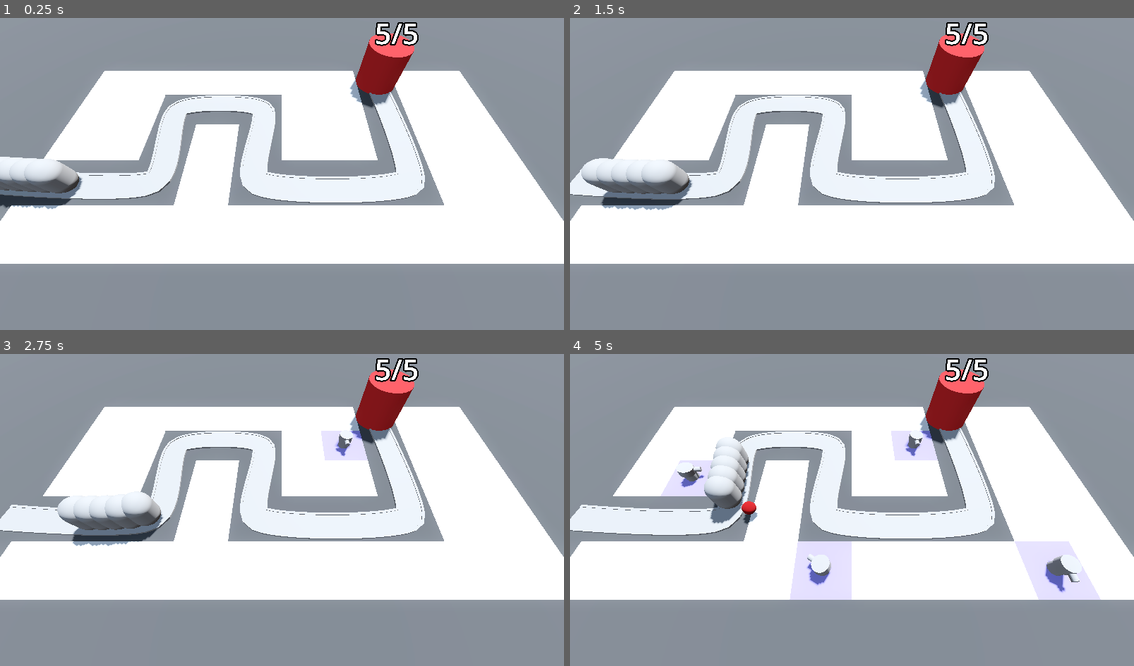
Above: before the commit, frames 1-4 (two rows, left to right).
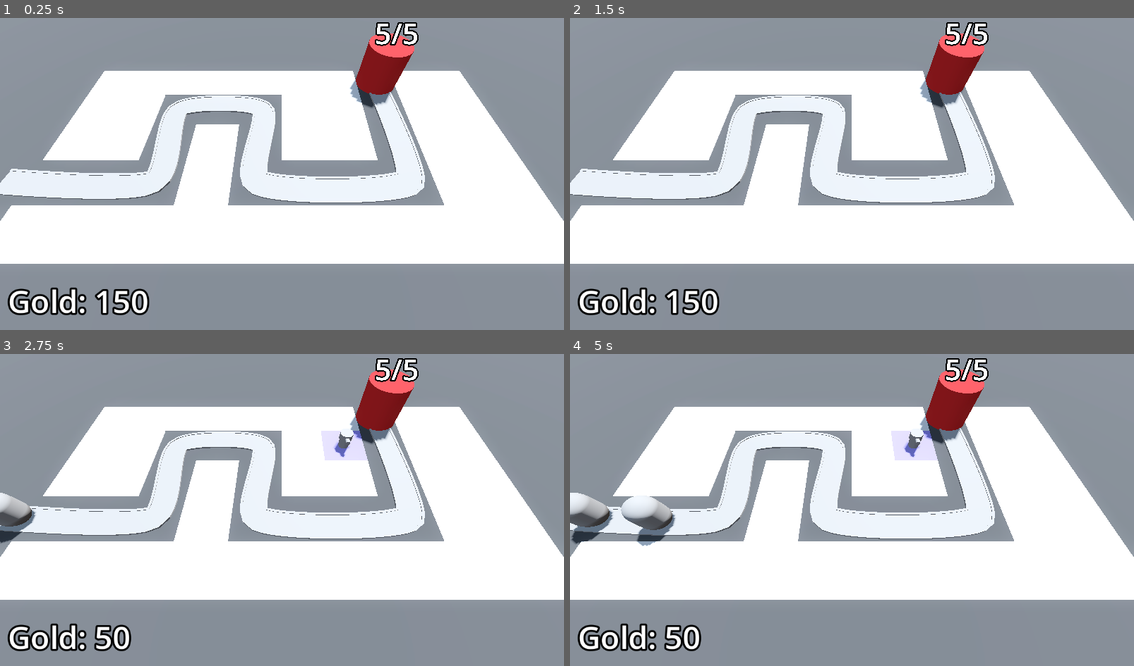
Above: after the commit, the same moments.

Repository: Schwenckenator/barbarian-blaster
Game: Godot game, scene res://base_level.tscn
Two runs of this game, one before a commit and one after it. Both use one fixed random seed, a clock stepped at 60 frames per second and the inputs below.
Inputs (mouse positions are in pixels of both pictures, inside the frame that each line leads up to):
- Up to frame 1 (0.25 s): no input
- Up to frame 2 (1.5 s): move the mouse to (976, 155) at 0.52 s; press the mouse at (976, 155) at 0.53 s; move the mouse to (739, 186) at 1.27 s; release the mouse at (739, 186) at 1.28 s; click (739, 186) at 1.35 s
- Up to frame 3 (2.75 s): move the mouse to (338, 438) at 2.02 s; press the mouse at (338, 438) at 2.03 s
- Up to frame 4 (5 s): move the mouse to (823, 572) at 2.77 s; release the mouse at (823, 572) at 2.78 s; click (823, 572) at 2.85 s; move the mouse to (1021, 556) at 3.52 s; press the mouse at (1021, 556) at 3.53 s; move the mouse to (682, 460) at 4.27 s; release the mouse at (682, 460) at 4.28 s; click (682, 460) at 4.35 s

The runs differ from the first frame. In frame 1, 3.3% of the frame differs, in the area x 0-27%, y 44-96%; in frame 2, 3.7%; in frame 3, 4.3%; in frame 4, 8.7%, in the area x 0-95%, y 24-96%.

Commit message:
Added simple animations, and gold earning and buying turrets

Diff:
--- /dev/null
+++ b/bank.gd
@@ -0,0 +1,15 @@
+extends MarginContainer
+
+@export var starting_gold := 150
+
+@onready var gold_label := $GoldLabel
+
+var gold: int:
+	get:
+		return gold
+	set(value):
+		gold = max(value, 0)
+		gold_label.text = "Gold: " + str(gold)
+
+func _ready() -> void:
+	gold = starting_gold
--- a/base_level.tscn
+++ b/base_level.tscn
@@ -1,11 +1,13 @@
-[gd_scene load_steps=12 format=3 uid="uid://c5v8a8stohvh2"]
+[gd_scene load_steps=15 format=3 uid="uid://c5v8a8stohvh2"]
 
 [ext_resource type="MeshLibrary" uid="uid://cml6sy6fjhcrt" path="res://mesh_libraries/space_library.tres" id="1_8crp3"]
 [ext_resource type="PackedScene" uid="uid://dpblj14crqtqq" path="res://ray_picker_camera/ray_picker_camera.tscn" id="2_y4f2l"]
 [ext_resource type="PackedScene" uid="uid://ccxq6cjbv24f1" path="res://enemy/enemy.tscn" id="2_ygpac"]
+[ext_resource type="Script" path="res://enemy/enemy_path.gd" id="3_ehyay"]
 [ext_resource type="PackedScene" uid="uid://c5jwrsqqcrpgr" path="res://base/base.tscn" id="3_g8kvy"]
 [ext_resource type="Script" path="res://turret/turret_manager.gd" id="5_qi6ju"]
 [ext_resource type="PackedScene" uid="uid://cvfumbcoulp8m" path="res://turret/turret.tscn" id="6_vhn16"]
+[ext_resource type="Script" path="res://bank.gd" id="8_5esky"]
 
 [sub_resource type="ProceduralSkyMaterial" id="ProceduralSkyMaterial_qmnbx"]
 sky_horizon_color = Color(0.64625, 0.65575, 0.67075, 1)
@@ -29,6 +31,11 @@
 "tilts": PackedFloat32Array(0, 0, 0, 0, 0, 0, 0)
 }
 point_count = 7
+
+[sub_resource type="LabelSettings" id="LabelSettings_pfk35"]
+font_size = 64
+outline_size = 16
+outline_color = Color(0, 0, 0, 1)
 
 [node name="BaseLevel" type="Node3D"]
 
@@ -56,10 +63,12 @@
 grid_map = NodePath("../GridMap")
 turret_manager = NodePath("../TurretManager")
 
-[node name="Path3D" type="Path3D" parent="."]
+[node name="EnemyPath" type="Path3D" parent="."]
 curve = SubResource("Curve3D_uxudx")
+script = ExtResource("3_ehyay")
+enemy_scene = ExtResource("2_ygpac")
 
-[node name="Road" type="CSGPolygon3D" parent="Path3D"]
+[node name="Road" type="CSGPolygon3D" parent="EnemyPath"]
 polygon = PackedVector2Array(-1, 0, -1, 0.1, 1, 0.1, 1, 0)
 mode = 2
 path_node = NodePath("..")
@@ -72,7 +81,7 @@
 path_u_distance = 1.0
 path_joined = false
 
-[node name="LeftEdge" type="CSGPolygon3D" parent="Path3D"]
+[node name="LeftEdge" type="CSGPolygon3D" parent="EnemyPath"]
 polygon = PackedVector2Array(-1.1, 0, -1.1, 0.15, -0.9, 0.15, -0.9, 0)
 mode = 2
 path_node = NodePath("..")
@@ -85,7 +94,7 @@
 path_u_distance = 1.0
 path_joined = false
 
-[node name="RightEdge" type="CSGPolygon3D" parent="Path3D"]
+[node name="RightEdge" type="CSGPolygon3D" parent="EnemyPath"]
 polygon = PackedVector2Array(0.9, 0, 0.9, 0.15, 1.1, 0.15, 1.1, 0)
 mode = 2
 path_node = NodePath("..")
@@ -98,25 +107,9 @@
 path_u_distance = 1.0
 path_joined = false
 
-[node name="Enemy" parent="Path3D" instance=ExtResource("2_ygpac")]
-transform = Transform3D(-0.0497228, 0, -0.99876, 0, 1, 0, 0.99876, 0, -0.0497228, -17.0123, 0, 2.34524)
-progress = 5.0
-
-[node name="Enemy2" parent="Path3D" instance=ExtResource("2_ygpac")]
-transform = Transform3D(-0.0582971, 0, -0.998296, 0, 1, 0, 0.998296, 0, -0.0582971, -18.0109, 0, 2.29112)
-progress = 4.0
-
-[node name="Enemy3" parent="Path3D" instance=ExtResource("2_ygpac")]
-transform = Transform3D(-0.0657919, 0, -0.99783, 0, 1, 0, 0.99783, 0, -0.0657919, -19.009, 0, 2.22899)
-progress = 3.0
-
-[node name="Enemy4" parent="Path3D" instance=ExtResource("2_ygpac")]
-transform = Transform3D(-0.0726707, 0, -0.997353, 0, 1, 0, 0.997353, 0, -0.0726707, -20.0066, 0, 2.15972)
-progress = 2.0
-
-[node name="Enemy5" parent="Path3D" instance=ExtResource("2_ygpac")]
-transform = Transform3D(-0.0795174, 0, -0.99683, 0, 1, 0, 0.99683, 0, -0.0795174, -21.0042, 0, 2.08363)
-progress = 1.0
+[node name="SpawnTimer" type="Timer" parent="EnemyPath"]
+wait_time = 2.0
+autostart = true
 
 [node name="Base" parent="." instance=ExtResource("3_g8kvy")]
 transform = Transform3D(1, 0, 0, 0, 1, 0, 0, 0, 1, 10, 0, -10)
@@ -124,4 +117,27 @@
 [node name="TurretManager" type="Node3D" parent="." node_paths=PackedStringArray("enemy_path")]
 script = ExtResource("5_qi6ju")
 turret = ExtResource("6_vhn16")
-enemy_path = NodePath("../Path3D")
+enemy_path = NodePath("../EnemyPath")
+
+[node name="Bank" type="MarginContainer" parent="." groups=["bank"]]
+anchors_preset = 15
+anchor_right = 1.0
+anchor_bottom = 1.0
+grow_horizontal = 2
+grow_vertical = 2
+size_flags_vertical = 8
+mouse_filter = 2
+theme_override_constants/margin_left = 16
+theme_override_constants/margin_top = 16
+theme_override_constants/margin_right = 16
+theme_override_constants/margin_bottom = 16
+script = ExtResource("8_5esky")
+
+[node name="GoldLabel" type="Label" parent="Bank"]
+layout_mode = 2
+size_flags_horizontal = 0
+size_flags_vertical = 8
+text = "Gold: xyz"
+label_settings = SubResource("LabelSettings_pfk35")
+
+[connection signal="timeout" from="EnemyPath/SpawnTimer" to="EnemyPath" method="spawn_enemy"]
--- a/enemy/enemy.gd
+++ b/enemy/enemy.gd
@@ -2,18 +2,24 @@
 
 @export var speed: float = 2.5
 @export var max_health: int = 50
+@export var bounty := 15
+
+@onready var base = get_tree().get_first_node_in_group("base")
+@onready var animation_player = $AnimationPlayer
+@onready var bank = get_tree().get_first_node_in_group("bank")
 
 ## Current health of enemy
 var health: int:
 	get:
 		return health
 	set(value):
+		if value < health:
+			animation_player.play("take_damage")
 		health = value
 		if health <= 0:
 			# enemy has died
+			bank.gold += bounty
 			queue_free()
-
-@onready var base = get_tree().get_first_node_in_group("base")
 
 ## Called once after script loads
 func _ready() -> void:
--- a/enemy/enemy.tscn
+++ b/enemy/enemy.tscn
@@ -1,14 +1,60 @@
-[gd_scene load_steps=4 format=3 uid="uid://ccxq6cjbv24f1"]
+[gd_scene load_steps=9 format=3 uid="uid://ccxq6cjbv24f1"]
 
 [ext_resource type="Script" path="res://enemy/enemy.gd" id="1_rkpk8"]
 
+[sub_resource type="CapsuleMesh" id="CapsuleMesh_plpgj"]
+radius = 1.0
+height = 3.0
+
+[sub_resource type="StandardMaterial3D" id="StandardMaterial3D_cec6x"]
+no_depth_test = true
+shading_mode = 0
+
 [sub_resource type="CapsuleMesh" id="CapsuleMesh_era52"]
+material = SubResource("StandardMaterial3D_cec6x")
 radius = 1.0
 height = 3.0
 
 [sub_resource type="CapsuleShape3D" id="CapsuleShape3D_0j5vj"]
 radius = 1.0
 height = 3.0
+
+[sub_resource type="Animation" id="Animation_yevkt"]
+resource_name = "take_damage"
+length = 0.1
+tracks/0/type = "value"
+tracks/0/imported = false
+tracks/0/enabled = true
+tracks/0/path = NodePath("DamageHighlight:visible")
+tracks/0/interp = 1
+tracks/0/loop_wrap = true
+tracks/0/keys = {
+"times": PackedFloat32Array(0, 0.1),
+"transitions": PackedFloat32Array(1, 1),
+"update": 1,
+"values": [true, false]
+}
+
+[sub_resource type="Animation" id="Animation_tghfl"]
+length = 0.001
+tracks/0/type = "value"
+tracks/0/imported = false
+tracks/0/enabled = true
+tracks/0/path = NodePath("DamageHighlight:visible")
+tracks/0/interp = 1
+tracks/0/loop_wrap = true
+tracks/0/keys = {
+"times": PackedFloat32Array(0),
+"transitions": PackedFloat32Array(1),
+"update": 1,
+"values": [false]
+}
+
+[sub_resource type="AnimationLibrary" id="AnimationLibrary_fdobc"]
+_data = {
+"RESET": SubResource("Animation_tghfl"),
+"take_damage": SubResource("Animation_yevkt")
+}
 
 [node name="Enemy" type="PathFollow3D"]
 transform = Transform3D(0.999997, 0, 0, 0, 1, 0, 0, 0, 0.999997, 0, 0, 0)
@@ -17,6 +63,11 @@
 
 [node name="MeshInstance3D" type="MeshInstance3D" parent="."]
 transform = Transform3D(1, 0, -1.06581e-14, 0, 1, 0, 1.06581e-14, 0, 1, 0, 1.5, 0)
+mesh = SubResource("CapsuleMesh_plpgj")
+
+[node name="DamageHighlight" type="MeshInstance3D" parent="."]
+transform = Transform3D(1, 0, -1.06581e-14, 0, 1, 0, 1.06581e-14, 0, 1, 0, 1.5, 0)
+visible = false
 mesh = SubResource("CapsuleMesh_era52")
 
 [node name="Area3D" type="Area3D" parent="." groups=["enemy"]]
@@ -24,3 +75,8 @@
 [node name="CollisionShape3D" type="CollisionShape3D" parent="Area3D"]
 transform = Transform3D(1, 0, 0, 0, 1, 0, 0, 0, 1, 0, 1.5, 0)
 shape = SubResource("CapsuleShape3D_0j5vj")
+
+[node name="AnimationPlayer" type="AnimationPlayer" parent="."]
+libraries = {
+"": SubResource("AnimationLibrary_fdobc")
+}
--- /dev/null
+++ b/enemy/enemy_path.gd
@@ -0,0 +1,7 @@
+extends Path3D
+
+@export var enemy_scene: PackedScene
+
+func spawn_enemy() -> void:
+	var new_enemy = enemy_scene.instantiate()
+	add_child(new_enemy)
--- a/project.godot
+++ b/project.godot
@@ -19,6 +19,7 @@
 
 base=""
 enemy=""
+bank=""
 
 [input]
 
--- a/ray_picker_camera/ray_picker_camera.gd
+++ b/ray_picker_camera/ray_picker_camera.gd
@@ -2,8 +2,10 @@
 
 @export var grid_map: GridMap
 @export var turret_manager: TurretManager
+@export var turret_cost := 100
 
 @onready var raycast: RayCast3D= $RayCast3D
+@onready var bank = get_tree().get_first_node_in_group("bank")
 
 # Called when the node enters the scene tree for the first time.
 func _ready() -> void:
@@ -20,6 +22,9 @@
 	# Guards
 	if not raycast.is_colliding():
 		Input.set_default_cursor_shape(Input.CURSOR_ARROW)
+		return
+
+	if bank.gold < turret_cost:
 		return
 
 	Input.set_default_cursor_shape(Input.CURSOR_POINTING_HAND)
@@ -39,3 +44,4 @@
 		grid_map.set_cell_item(cell, 1)
 		var tile_pos = grid_map.map_to_local(cell)
 		turret_manager.build_turret(tile_pos)
+		bank.gold -= turret_cost
--- a/turret/turret.gd
+++ b/turret/turret.gd
@@ -3,8 +3,9 @@
 @export var projectile: PackedScene
 @export var turret_range:= 10.0
 
-@onready var barrel: Node3D = $TurretBase/TurretTop/TurretBarrel
-@onready var turret_top: Node3D = $TurretBase/TurretTop
+@onready var barrel: Node3D = $TurretBase/TurretPivot/TurretTop/TurretBarrel
+@onready var turret_pivot: Node3D = $TurretBase/TurretPivot
+@onready var animation_player := $AnimationPlayer
 
 var enemy_path: Path3D
 var target: PathFollow3D
@@ -12,7 +13,7 @@
 func _physics_process(_delta: float) -> void:
 	target = find_best_target()
 	if target:
-		turret_top.look_at(target.global_position, Vector3.UP, true)
+		turret_pivot.look_at(target.global_position + Vector3.UP, Vector3.UP, true)
 
 func _on_timer_timeout() -> void:
 	if !target:
@@ -21,10 +22,11 @@
 	var shot: Node3D = projectile.instantiate()
 	add_child(shot)
 	shot.global_position = barrel.global_position
-	shot.direction = turret_top.global_basis.z
+	shot.direction = turret_pivot.global_basis.z
 
 	# Prevent projectiles from dropping down
 	shot.direction.y = 0
+	animation_player.play("recoil")
 
 func find_best_target() -> PathFollow3D:
 	var best_target: PathFollow3D = null
--- a/turret/turret.tscn
+++ b/turret/turret.tscn
@@ -16,6 +16,67 @@
 bottom_radius = 0.2
 height = 0.5
 
+[sub_resource type="Animation" id="Animation_fn8fw"]
+resource_name = "recoil"
+length = 0.3
+tracks/0/type = "value"
+tracks/0/imported = false
+tracks/0/enabled = true
+tracks/0/path = NodePath("TurretBase/TurretPivot/TurretTop:position")
+tracks/0/interp = 1
+tracks/0/loop_wrap = true
+tracks/0/keys = {
+"times": PackedFloat32Array(0, 0.3),
+"transitions": PackedFloat32Array(0.7, 1),
+"update": 0,
+"values": [Vector3(0, 0, -0.6), Vector3(0, 0, 0)]
+}
+tracks/1/type = "value"
+tracks/1/imported = false
+tracks/1/enabled = true
+tracks/1/path = NodePath("TurretBase/TurretPivot/TurretTop:rotation:x")
+tracks/1/interp = 1
+tracks/1/loop_wrap = true
+tracks/1/keys = {
+"times": PackedFloat32Array(0, 0.3),
+"transitions": PackedFloat32Array(0.5, 1),
+"update": 0,
+"values": [-0.436, 0.0]
+}
+
+[sub_resource type="Animation" id="Animation_1bh6l"]
+length = 0.001
+tracks/0/type = "value"
+tracks/0/imported = false
+tracks/0/enabled = true
+tracks/0/path = NodePath("TurretBase/TurretPivot/TurretTop:position")
+tracks/0/interp = 1
+tracks/0/loop_wrap = true
+tracks/0/keys = {
+"times": PackedFloat32Array(0),
+"transitions": PackedFloat32Array(1),
+"update": 0,
+"values": [Vector3(0, 0, 0)]
+}
+tracks/1/type = "value"
+tracks/1/imported = false
+tracks/1/enabled = true
+tracks/1/path = NodePath("TurretBase/TurretPivot/TurretTop:rotation:x")
+tracks/1/interp = 1
+tracks/1/loop_wrap = true
+tracks/1/keys = {
+"times": PackedFloat32Array(0),
+"transitions": PackedFloat32Array(1),
+"update": 1,
+"values": [0.0]
+}
+
+[sub_resource type="AnimationLibrary" id="AnimationLibrary_m3854"]
+_data = {
+"RESET": SubResource("Animation_1bh6l"),
+"recoil": SubResource("Animation_fn8fw")
+}
+
 [node name="Turret" type="Node3D"]
 script = ExtResource("1_rwuch")
 projectile = ExtResource("2_50aay")
@@ -24,16 +85,24 @@
 transform = Transform3D(1, 0, 0, 0, 1, 0, 0, 0, 1, 0, 0.5, 0)
 mesh = SubResource("CylinderMesh_h6n14")
 
-[node name="TurretTop" type="MeshInstance3D" parent="TurretBase"]
-transform = Transform3D(1, 0, 0, 0, 1, 0, 0, 0, 1, 0, 0.5, 0)
+[node name="TurretPivot" type="Node3D" parent="TurretBase"]
+transform = Transform3D(1, 0, 0, 0, 1, 0, 0, 0, 1, 0, 0.7, 0)
+
+[node name="TurretTop" type="MeshInstance3D" parent="TurretBase/TurretPivot"]
 mesh = SubResource("CylinderMesh_ahvwi")
+skeleton = NodePath("../..")
 
-[node name="TurretBarrel" type="MeshInstance3D" parent="TurretBase/TurretTop"]
+[node name="TurretBarrel" type="MeshInstance3D" parent="TurretBase/TurretPivot/TurretTop"]
 transform = Transform3D(1, 0, 0, 0, -2.98023e-08, -1, 0, 1, -2.98023e-08, 0, 0, 0.8)
 mesh = SubResource("CylinderMesh_rxf0q")
-skeleton = NodePath("../..")
+skeleton = NodePath("../../..")
 
 [node name="Timer" type="Timer" parent="."]
 autostart = true
 
+[node name="AnimationPlayer" type="AnimationPlayer" parent="."]
+libraries = {
+"": SubResource("AnimationLibrary_m3854")
+}
+
 [connection signal="timeout" from="Timer" to="." method="_on_timer_timeout"]
Not shown: 4 places in mesh_libraries/space_library.tres that only renumber resources
Not shown: 1 places in turret/turret.tscn that only renumber resources
